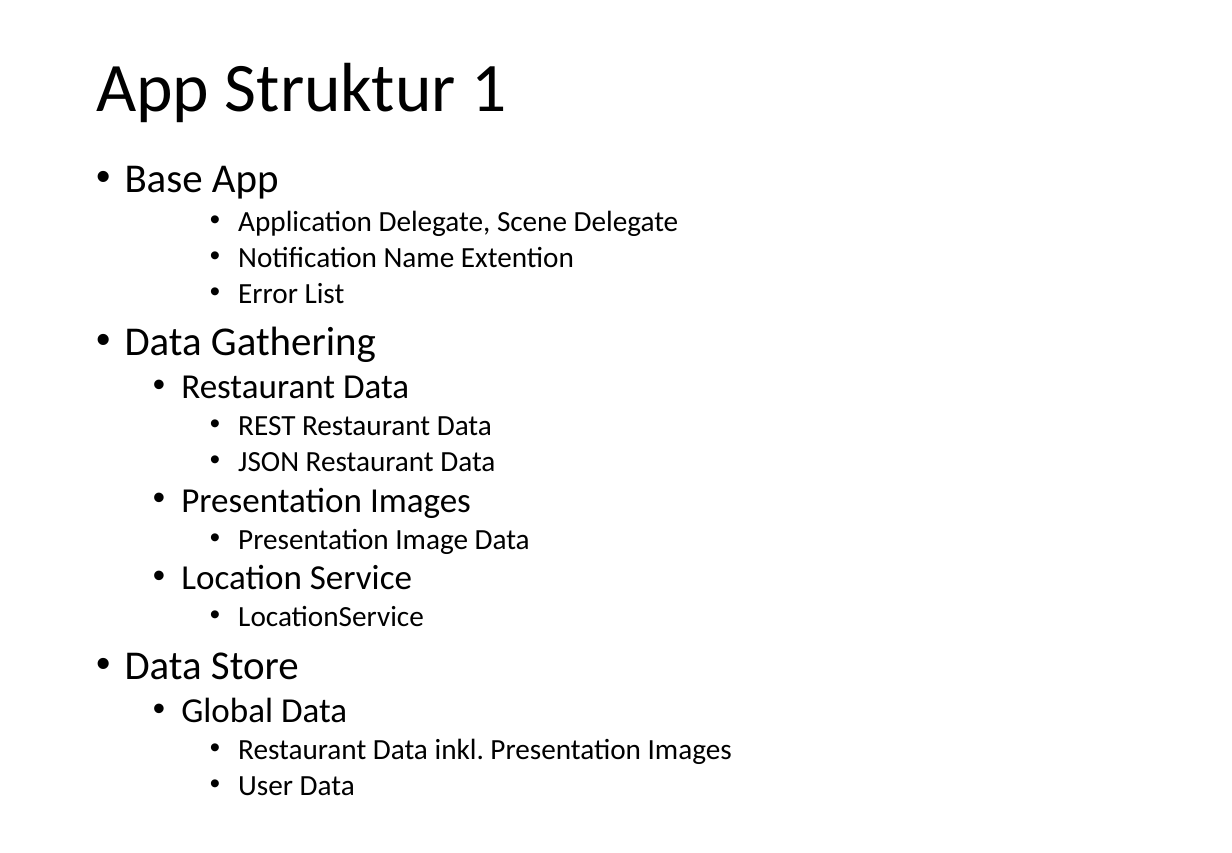
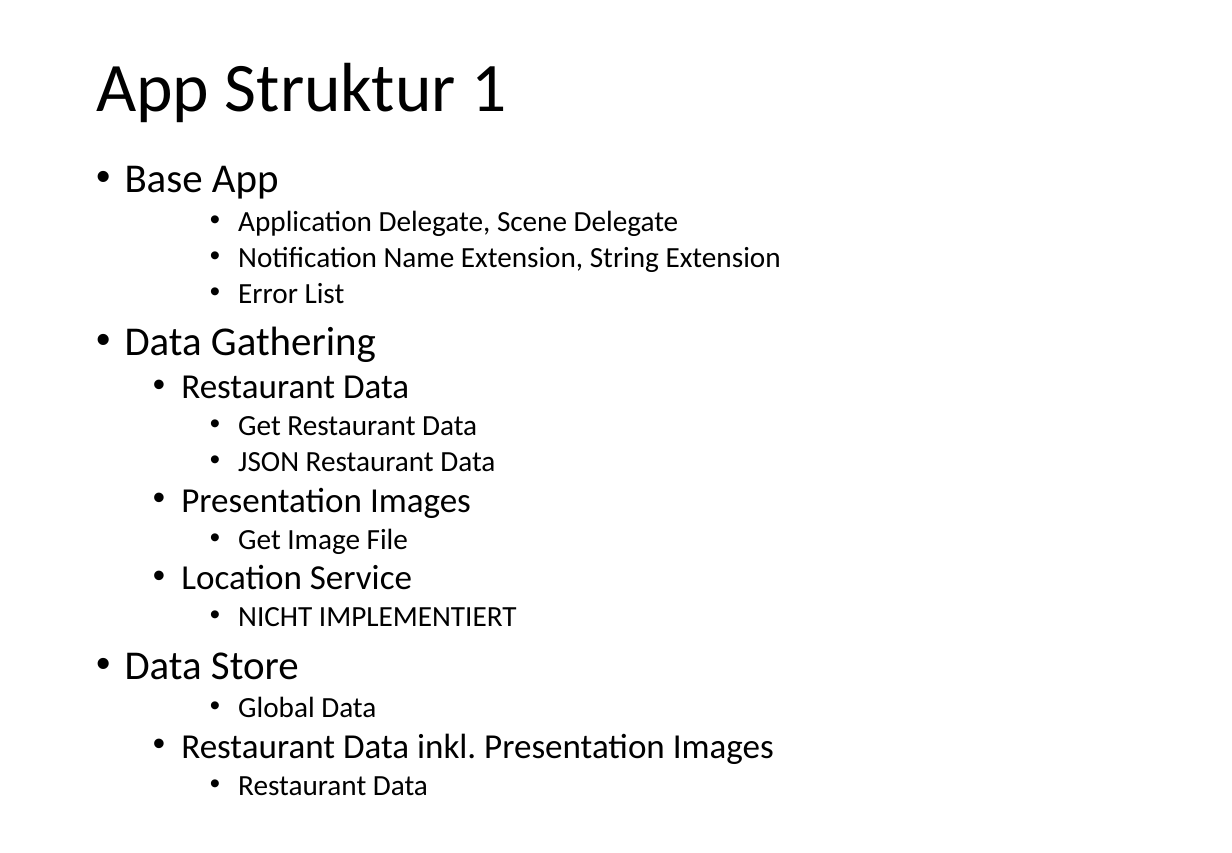
Before and after one commit to hobrink1/TaRest, a slide deck: slide 10 of PowerPoints/TaRest Notizen.pptx (slide 9 before the commit). Drawn at 1232x853 pixels with LibreOffice and Linux fonts; fonts in the diff are those of the drawing; background and template pictures are left out. Boxes give left, top, right and bottom in pixels: in the first picture for what was removed or moved away, otherwise in the second. Text is boxed around its words. In the diff, an @@ line names an element or a change of style, - is before the commit and + after.

```diff
--- a/PowerPoints/TaRest Notizen.pptx
+++ b/PowerPoints/TaRest Notizen.pptx
@@ text at bbox=[238, 247, 781, 272]: text changed @@
-    • Notification Name Extention
+    • Notification Name Extension, String Extension
@@ text at bbox=[238, 416, 477, 436]: text changed @@
-    • REST Restaurant Data
+    • Get Restaurant Data
@@ text at bbox=[238, 528, 408, 554]: text changed @@
-    • Presentation Image Data
+    • Get Image File
@@ text at bbox=[238, 607, 517, 627]: text changed @@
-    • LocationService
+    • NICHT IMPLEMENTIERT
@@ text at bbox=[181, 696, 774, 764]: size 22.2 to 18.5 pt in "Global Data"; size 18.5 to 22.2 pt in "Restaurant Data inkl. Presentation Images"; list level 2 to 3 in "Global Data"; list level 3 to 2 in "Restaurant Data inkl. Presentation Images" @@
@@ text at bbox=[238, 776, 428, 796]: text changed @@
-    • User Data
+    • Restaurant Data
```
Also in this commit, not shown: 8 other slides changed, 1 slide added, 1 slide removed, 6 other files.
